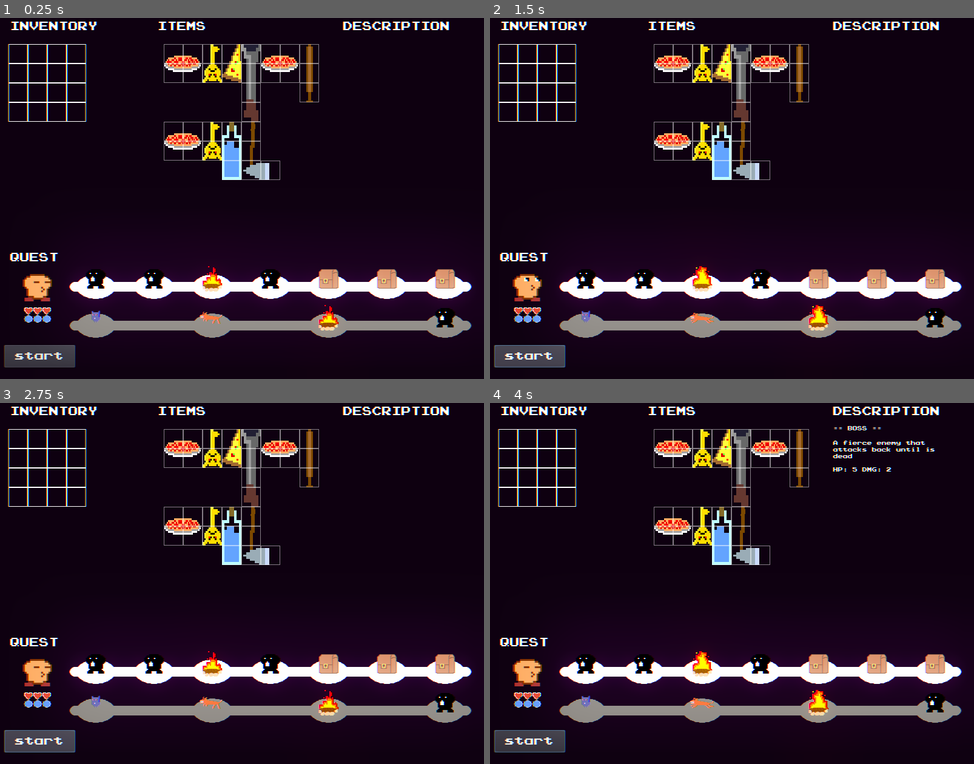
Above: before the commit, frames 1-4 (two rows, left to right).
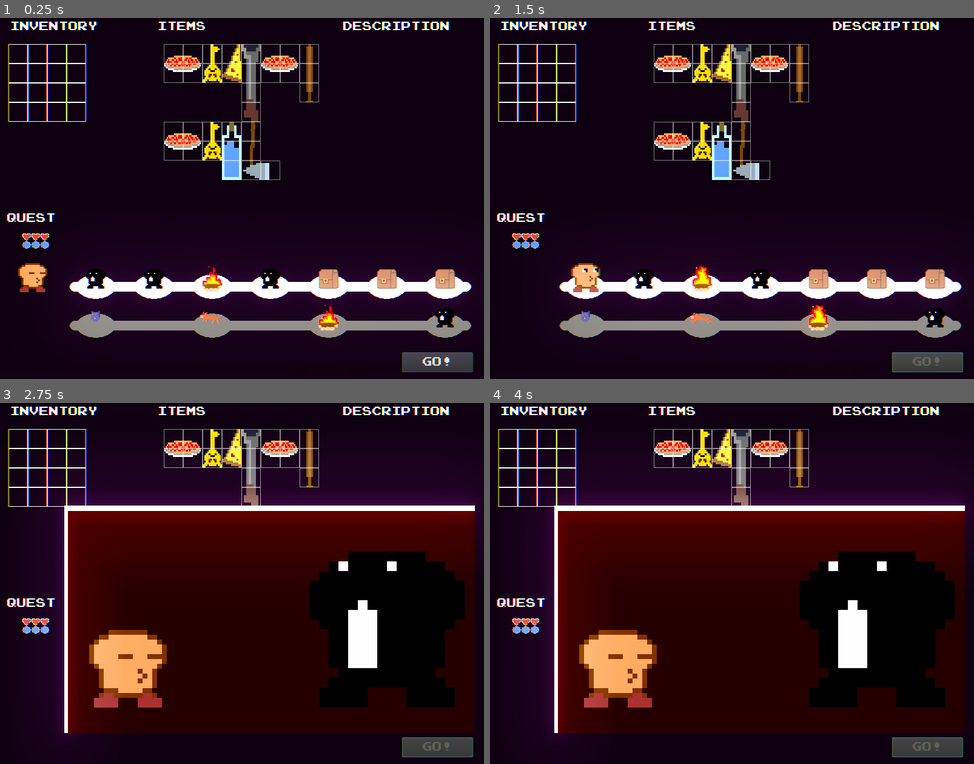
Above: after the commit, the same moments.

Repository: mcerdeira/inventory
Game: Godot game, scene res://scenes/Main.tscn
Two runs of this game, one before a commit and one after it. Both use one fixed random seed, a clock stepped at 60 frames per second and the inputs below.
Inputs (mouse positions are in pixels of both pictures, inside the frame that each line leads up to):
- Up to frame 1 (0.25 s): no input
- Up to frame 2 (1.5 s): click "start" (after the commit: "GO!") at 0.5 s; click (528, 357) at 1.25 s, where only the run before the commit has a clickable "start"
- Up to frame 3 (2.75 s): click (38, 742) at 2 s, where only the run before the commit has a clickable "start"
- Up to frame 4 (4 s): drag from (586, 666) to (509, 439) at 2.77 s; drag from (644, 666) to (509, 439) at 3.52 s

The runs differ from the first frame. In frame 1, 2.9% of the frame differs, in the area x 0-98%, y 54-99%; in frame 2, 3.2%; in frame 3, 50%; in frame 4, 50%, in the area x 0-100%, y 6-99%.

Commit message:
Un poco de los paths

Diff:
--- /dev/null
+++ b/src/scenes/EventWindow.gd
@@ -0,0 +1,12 @@
+extends Node2D
+var type = ""
+var anim = ""
+
+func _ready():
+	Global.event_window = self
+
+
+func set_type(_type, _anim):
+	type = _type
+	anim = _anim
+	$icon.animation = anim
--- /dev/null
+++ b/src/scenes/EventWindow.tscn
@@ -0,0 +1,110 @@
+[gd_scene load_steps=23 format=2]
+
+[ext_resource path="res://art_vault/images/player_idle_spr_0.png" type="Texture" id=1]
+[ext_resource path="res://art_vault/images/player_eyes_spr_1.png" type="Texture" id=2]
+[ext_resource path="res://art_vault/images/player_eyes_spr_0.png" type="Texture" id=3]
+[ext_resource path="res://art_vault/images/player_idle_spr_1.png" type="Texture" id=4]
+[ext_resource path="res://sprites/wolf_spr_3.png" type="Texture" id=5]
+[ext_resource path="res://sprites/player_shadow_spr_0.png" type="Texture" id=6]
+[ext_resource path="res://sprites/wolf_spr_0.png" type="Texture" id=7]
+[ext_resource path="res://sprites/player_shadow_spr_1.png" type="Texture" id=8]
+[ext_resource path="res://sprites/wolf_spr_1.png" type="Texture" id=9]
+[ext_resource path="res://sprites/wolf_spr_2.png" type="Texture" id=10]
+[ext_resource path="res://sprites/bat_spr_0.png" type="Texture" id=11]
+[ext_resource path="res://sprites/fire_spr_3.png" type="Texture" id=12]
+[ext_resource path="res://sprites/chest_key.png" type="Texture" id=13]
+[ext_resource path="res://sprites/bat_spr_2.png" type="Texture" id=14]
+[ext_resource path="res://sprites/fire_spr_0.png" type="Texture" id=15]
+[ext_resource path="res://sprites/bat_spr_1.png" type="Texture" id=16]
+[ext_resource path="res://sprites/fire_spr_2.png" type="Texture" id=17]
+[ext_resource path="res://sprites/fire_spr_1.png" type="Texture" id=18]
+[ext_resource path="res://scenes/EventWindow.gd" type="Script" id=19]
+
+[sub_resource type="SpriteFrames" id=2]
+animations = [ {
+"frames": [ ExtResource( 1 ), ExtResource( 4 ) ],
+"loop": true,
+"name": "default",
+"speed": 5.0
+} ]
+
+[sub_resource type="SpriteFrames" id=3]
+animations = [ {
+"frames": [ ExtResource( 3 ), ExtResource( 2 ) ],
+"loop": true,
+"name": "default",
+"speed": 5.0
+} ]
+
+[sub_resource type="SpriteFrames" id=4]
+animations = [ {
+"frames": [ ExtResource( 11 ), ExtResource( 16 ), ExtResource( 14 ) ],
+"loop": true,
+"name": "bat",
+"speed": 5.0
+}, {
+"frames": [ ExtResource( 15 ), ExtResource( 18 ), ExtResource( 17 ), ExtResource( 12 ) ],
+"loop": true,
+"name": "bornfire",
+"speed": 5.0
+}, {
+"frames": [ ExtResource( 6 ), ExtResource( 8 ) ],
+"loop": true,
+"name": "boss",
+"speed": 5.0
+}, {
+"frames": [ ExtResource( 13 ) ],
+"loop": true,
+"name": "treasure",
+"speed": 5.0
+}, {
+"frames": [ ExtResource( 7 ), ExtResource( 9 ), ExtResource( 10 ), ExtResource( 5 ) ],
+"loop": true,
+"name": "wolf",
+"speed": 5.0
+} ]
+
+[node name="EventWindow" type="Node2D"]
+script = ExtResource( 19 )
+
+[node name="ColorRect" type="ColorRect" parent="."]
+margin_left = 116.0
+margin_top = 132.0
+margin_right = 793.0
+margin_bottom = 507.0
+color = Color( 2, 2, 2, 1 )
+
+[node name="ColorRect2" type="ColorRect" parent="."]
+margin_left = 122.0
+margin_top = 141.0
+margin_right = 793.0
+margin_bottom = 508.0
+color = Color( 0.14902, 0, 0, 1 )
+
+[node name="player" type="Node2D" parent="."]
+position = Vector2( 221, 401 )
+scale = Vector2( 8, 8 )
+
+[node name="player" type="AnimatedSprite" parent="player"]
+frames = SubResource( 2 )
+frame = 1
+playing = true
+__meta__ = {
+"_edit_lock_": true
+}
+
+[node name="eyes" type="AnimatedSprite" parent="player"]
+frames = SubResource( 3 )
+frame = 1
+speed_scale = 0.5
+playing = true
+__meta__ = {
+"_edit_lock_": true
+}
+
+[node name="icon" type="AnimatedSprite" parent="."]
+position = Vector2( 648, 336 )
+scale = Vector2( 8, 8 )
+frames = SubResource( 4 )
+animation = "bat"
+playing = true
--- a/src/scenes/Main.tscn
+++ b/src/scenes/Main.tscn
@@ -1,15 +1,13 @@
-[gd_scene load_steps=32 format=2]
+[gd_scene load_steps=28 format=2]
 
 [ext_resource path="res://fonts/prstartk.ttf" type="DynamicFontData" id=1]
 [ext_resource path="res://scenes/Slot.tscn" type="PackedScene" id=2]
 [ext_resource path="res://scenes/Information.gd" type="Script" id=3]
 [ext_resource path="res://sprites/heart.png" type="Texture" id=4]
 [ext_resource path="res://scenes/path.tscn" type="PackedScene" id=5]
-[ext_resource path="res://art_vault/images/player_idle_spr_0.png" type="Texture" id=6]
-[ext_resource path="res://art_vault/images/player_idle_spr_1.png" type="Texture" id=7]
-[ext_resource path="res://art_vault/images/player_eyes_spr_1.png" type="Texture" id=8]
-[ext_resource path="res://art_vault/images/player_eyes_spr_0.png" type="Texture" id=9]
-[ext_resource path="res://scenes/player.gd" type="Script" id=10]
+[ext_resource path="res://sprites/player.tscn" type="PackedScene" id=6]
+[ext_resource path="res://scenes/btn_start.gd" type="Script" id=7]
+[ext_resource path="res://scenes/EventWindow.tscn" type="PackedScene" id=8]
 [ext_resource path="res://scenes/Background.tscn" type="PackedScene" id=11]
 [ext_resource path="res://sprites/mana.png" type="Texture" id=12]
 [ext_resource path="res://scenes/OutSide.gd" type="Script" id=16]
@@ -54,22 +52,6 @@
 
 [sub_resource type="RectangleShape2D" id=13]
 extents = Vector2( 64, 64 )
-
-[sub_resource type="SpriteFrames" id=5]
-animations = [ {
-"frames": [ ExtResource( 6 ), ExtResource( 7 ) ],
-"loop": true,
-"name": "default",
-"speed": 5.0
-} ]
-
-[sub_resource type="SpriteFrames" id=6]
-animations = [ {
-"frames": [ ExtResource( 9 ), ExtResource( 8 ) ],
-"loop": true,
-"name": "default",
-"speed": 5.0
-} ]
 
 [sub_resource type="Shader" id=17]
 code = "shader_type canvas_item;
@@ -178,19 +160,21 @@
 position = Vector2( 19, 403 )
 
 [node name="lbl_title" type="Label" parent="Quest"]
-margin_top = -11.0
-margin_right = 80.0
-margin_bottom = 5.0
+margin_left = -5.0
+margin_top = -76.0
+margin_right = 75.0
+margin_bottom = -60.0
 custom_fonts/font = SubResource( 2 )
 text = "QUEST"
 
 [node name="btn_start" type="Button" parent="Quest"]
-margin_left = -10.0
-margin_top = 141.0
-margin_right = 107.0
-margin_bottom = 178.0
+margin_left = 646.0
+margin_top = 153.0
+margin_right = 763.0
+margin_bottom = 186.0
 custom_fonts/font = SubResource( 4 )
-text = "start"
+text = "GO!"
+script = ExtResource( 7 )
 
 [node name="Information" type="Node2D" parent="."]
 position = Vector2( 568, 11 )
@@ -245,53 +229,36 @@
 
 [node name="HerosPath" type="Node2D" parent="."]
 
-[node name="player" type="Node2D" parent="HerosPath"]
-position = Vector2( 64, 448 )
+[node name="player_stats" type="Node2D" parent="HerosPath"]
+position = Vector2( 61, 326 )
 scale = Vector2( 3, 3 )
-script = ExtResource( 10 )
-
-[node name="player" type="AnimatedSprite" parent="HerosPath/player"]
-frames = SubResource( 5 )
-playing = true
-__meta__ = {
-"_edit_lock_": true
-}
-
-[node name="eyes" type="AnimatedSprite" parent="HerosPath/player"]
-frames = SubResource( 6 )
-frame = 1
-speed_scale = 0.5
-playing = true
-__meta__ = {
-"_edit_lock_": true
-}
-
-[node name="life" type="Sprite" parent="HerosPath/player"]
+
+[node name="life" type="Sprite" parent="HerosPath/player_stats"]
 position = Vector2( -5, 13.3333 )
 scale = Vector2( 0.2, 0.2 )
 texture = ExtResource( 4 )
 
-[node name="life2" type="Sprite" parent="HerosPath/player"]
+[node name="life2" type="Sprite" parent="HerosPath/player_stats"]
 position = Vector2( -7.62939e-06, 13.3333 )
 scale = Vector2( 0.2, 0.2 )
 texture = ExtResource( 4 )
 
-[node name="life3" type="Sprite" parent="HerosPath/player"]
+[node name="life3" type="Sprite" parent="HerosPath/player_stats"]
 position = Vector2( 4.99999, 13.3333 )
 scale = Vector2( 0.2, 0.2 )
 texture = ExtResource( 4 )
 
-[node name="mana" type="Sprite" parent="HerosPath/player"]
+[node name="mana" type="Sprite" parent="HerosPath/player_stats"]
 position = Vector2( -5, 17.6667 )
 scale = Vector2( 0.2, 0.2 )
 texture = ExtResource( 12 )
 
-[node name="mana2" type="Sprite" parent="HerosPath/player"]
+[node name="mana2" type="Sprite" parent="HerosPath/player_stats"]
 position = Vector2( -7.62939e-06, 17.6667 )
 scale = Vector2( 0.2, 0.2 )
 texture = ExtResource( 12 )
 
-[node name="mana3" type="Sprite" parent="HerosPath/player"]
+[node name="mana3" type="Sprite" parent="HerosPath/player_stats"]
 position = Vector2( 4.99998, 17.6667 )
 scale = Vector2( 0.2, 0.2 )
 texture = ExtResource( 12 )
@@ -301,6 +268,13 @@
 [node name="path2" parent="HerosPath" instance=ExtResource( 5 )]
 position = Vector2( 448, 512 )
 index = 1
+
+[node name="player" parent="HerosPath" instance=ExtResource( 6 )]
+
+[node name="EventWindow" parent="." instance=ExtResource( 8 )]
+visible = false
+position = Vector2( -8, 42 )
+z_index = 4096
 
 [node name="ChromeAbrr" type="ColorRect" parent="."]
 material = SubResource( 18 )
@@ -309,3 +283,5 @@
 margin_right = 880.0
 margin_bottom = 641.0
 mouse_filter = 2
+
+[connection signal="pressed" from="Quest/btn_start" to="Quest/btn_start" method="_on_btn_start_pressed"]
--- a/src/scenes/MileStone.gd
+++ b/src/scenes/MileStone.gd
@@ -2,6 +2,7 @@
 var index = 0
 var inactive = false
 var type = null
+var anim = ""
 
 func _ready():
 	add_to_group("milestone")
@@ -17,6 +18,8 @@
 	else:
 		$icon.animation = type.resource
 
+	anim = $icon.animation
+
 func _physics_process(delta):
 	$back.frame = (Global.path == index)
 
--- a/src/scenes/area.gd
+++ b/src/scenes/area.gd
@@ -1,5 +1,6 @@
 extends Area2D
 var index = 0
+var pos = [433, 502]
 
 func _ready():
 	index = get_parent().index
@@ -8,6 +9,7 @@
 	get_parent().frame = (Global.path == index)
 
 func _on_area_input_event(viewport, event, shape_idx):
-	if event is InputEventMouseButton and event.pressed:
-		Global.path = index
-		Global.player_obj.position.y = get_parent().position.y
+	if !Global.QUEST_STARTED:
+		if event is InputEventMouseButton and event.pressed:
+			Global.path = index
+			Global.player_obj.position.y = pos[index]
--- /dev/null
+++ b/src/scenes/btn_start.gd
@@ -0,0 +1,9 @@
+extends Button
+var is_pressed = false
+
+func _on_btn_start_pressed():
+	if !is_pressed:
+		disabled = true
+		Global.paths[Global.path].start_quest()
+		is_pressed = true
+		Global.QUEST_STARTED = true
--- a/src/scenes/path.gd
+++ b/src/scenes/path.gd
@@ -1,6 +1,13 @@
 extends AnimatedSprite
 export var index = 0
+var idx = 0
+var miles_stones = []
+var started = false
+var end = false
+var pause_time = 0
+
 var path = null
+
 var paths = [
 	[],           #7
 	[2, 3, 5, 6], #3
@@ -25,10 +32,40 @@
 	], #4
 ]
 
+func _physics_process(delta):
+	if end:
+		Global.event_window.visible = true
+		pause_time -= 1 * delta
+		if pause_time <= 0:
+			Global.event_window.visible = false
+
+	if started and !end:
+		pause_time -= 1 * delta
+		if pause_time <= 0:
+			Global.event_window.visible = false
+			if Global.player_obj.position.x < to_global(miles_stones[idx].position).x:
+				Global.player_obj.position.x = lerp(Global.player_obj.position.x, to_global(miles_stones[idx].position).x, 0.1)
+				if abs((Global.player_obj.position.x - to_global(miles_stones[idx].position).x)) <= 0.1:
+
+					pause_time = 2.5
+					Global.event_window.visible = true
+					Global.event_window.set_type(miles_stones[idx].type, miles_stones[idx].anim)
+					idx += 1
+					if idx > miles_stones.size() - 1:
+						end = true
+
+func start_quest():
+	for _i in self.get_children():
+		if is_instance_valid(_i) and _i.is_in_group("milestone") and _i.inactive == false:
+			miles_stones.push_back(_i)
+			started = true
+
 func _ready():
 	var idx = Global.pick_random([0, 1, 2])
 	path = paths[idx]
 	var path_config = Global.pick_random(path_configurations[idx])
+
+	Global.paths[index] = self
 
 	for p in path:
 		var node = get_node("MileStone" + str(p))
--- a/src/scripts/Global.gd
+++ b/src/scripts/Global.gd
@@ -6,7 +6,10 @@
 var SfxMuted = false
 var ItemDataManager = null
 var player_obj = null
+var paths = [null,null]
 var path = 0
+var event_window = null
+var QUEST_STARTED = false
 
 var apple = {
 	"name": "Apple",
--- /dev/null
+++ b/src/sprites/player.tscn
@@ -0,0 +1,45 @@
+[gd_scene load_steps=8 format=2]
+
+[ext_resource path="res://art_vault/images/player_idle_spr_0.png" type="Texture" id=1]
+[ext_resource path="res://art_vault/images/player_eyes_spr_1.png" type="Texture" id=2]
+[ext_resource path="res://art_vault/images/player_eyes_spr_0.png" type="Texture" id=3]
+[ext_resource path="res://art_vault/images/player_idle_spr_1.png" type="Texture" id=4]
+[ext_resource path="res://scenes/player.gd" type="Script" id=5]
+
+[sub_resource type="SpriteFrames" id=5]
+animations = [ {
+"frames": [ ExtResource( 1 ), ExtResource( 4 ) ],
+"loop": true,
+"name": "default",
+"speed": 5.0
+} ]
+
+[sub_resource type="SpriteFrames" id=6]
+animations = [ {
+"frames": [ ExtResource( 3 ), ExtResource( 2 ) ],
+"loop": true,
+"name": "default",
+"speed": 5.0
+} ]
+
+[node name="player" type="Node2D"]
+position = Vector2( 56, 433 )
+scale = Vector2( 3, 3 )
+script = ExtResource( 5 )
+
+[node name="player" type="AnimatedSprite" parent="."]
+frames = SubResource( 5 )
+frame = 1
+playing = true
+__meta__ = {
+"_edit_lock_": true
+}
+
+[node name="eyes" type="AnimatedSprite" parent="."]
+frames = SubResource( 6 )
+frame = 1
+speed_scale = 0.5
+playing = true
+__meta__ = {
+"_edit_lock_": true
+}
